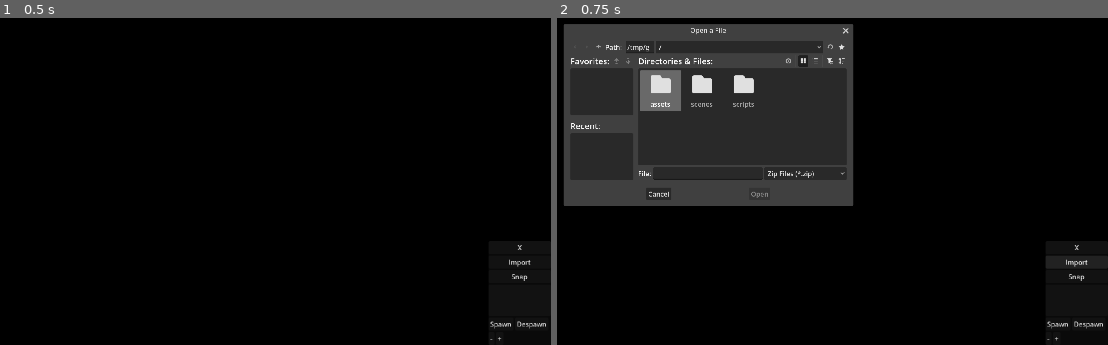
Above: before the commit, frames 1-2 (left to right).
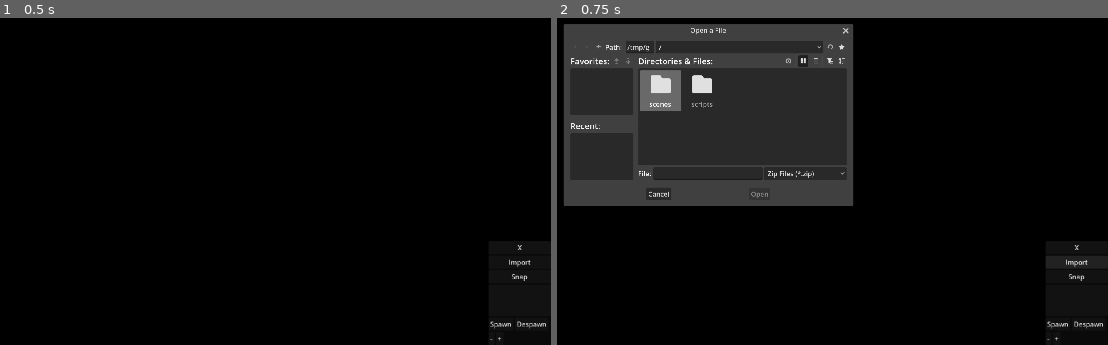
Above: after the commit, the same moments.

Repository: RussellWA/DeskPoke
Game: Godot game, scene res://scenes/main.tscn
Same seed, same stepped clock (60 frames per second), same inputs: the game is played once before the commit and once after it.
Inputs:
- Up to frame 1 (0.5 s): no input
- Up to frame 2 (0.75 s): click "Import" at 0.5 s

Frame 1 is identical in both runs. In frame 2, 0.3% of the frame differs, in the area x 16-36%, y 17-28%.

Commit message:
fix: Passthrough

Diff:
--- a/scripts/desktop_controller.gd
+++ b/scripts/desktop_controller.gd
@@ -43,7 +43,7 @@
 		if sprite and sprite.sprite_frames:
 			var tex = sprite.sprite_frames.get_frame_texture(sprite.animation, sprite.frame)
 			if tex:
-				var padding = Vector2(40, 40)
+				var padding = Vector2(10, 10)
 				var tex_size = tex.get_size() * sprite.global_scale
 				var offset = sprite.offset * sprite.global_scale
 
@@ -52,6 +52,9 @@
 
 				var top_left = (sprite.global_position + offset - padding).round()
 				var total_size = (tex_size + (padding * 2.0)).round()
+
+				#var top_left = (sprite.global_position + offset).round()
+				#var total_size = tex_size.round()
 
 				rects.append(Rect2(top_left, total_size))
 
Not shown, removed: assets/Togedemaru/Charge-Offsets.png.import
Not shown, removed: assets/Togedemaru/DeepBreath-Anim.png.import
Not shown, removed: assets/Togedemaru/DeepBreath-Shadow.png.import
Not shown, removed: assets/Togedemaru/Double-Shadow.png.import
Not shown, removed: assets/Togedemaru/Eat-Offsets.png.import
Not shown, removed: assets/Togedemaru/EventSleep-Anim.png.import
Not shown, removed: assets/Togedemaru/EventSleep-Offsets.png.import
Not shown, removed: assets/Togedemaru/Faint-Anim.png.import
Not shown, removed: assets/Togedemaru/Float-Offsets.png.import
Not shown, removed: assets/Togedemaru/Head-Shadow.png.import
Not shown, removed: assets/Togedemaru/HitGround-Anim.png.import
Not shown, removed: assets/Togedemaru/HitGround-Offsets.png.import
(and 36 more such lines)
